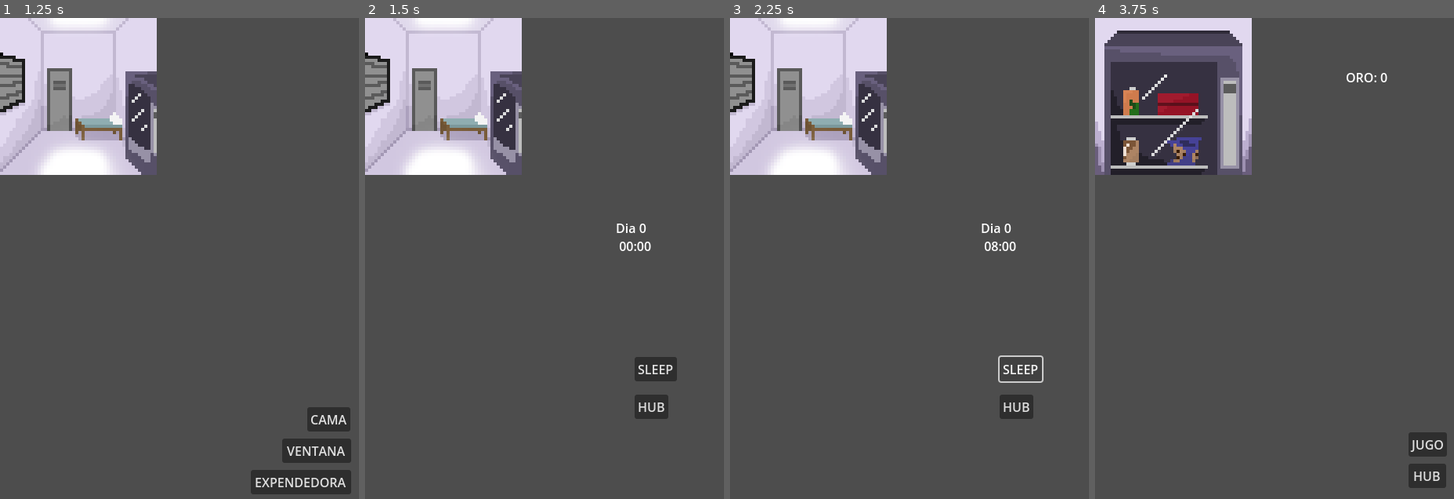
Above: before the commit, frames 1-4 (left to right).
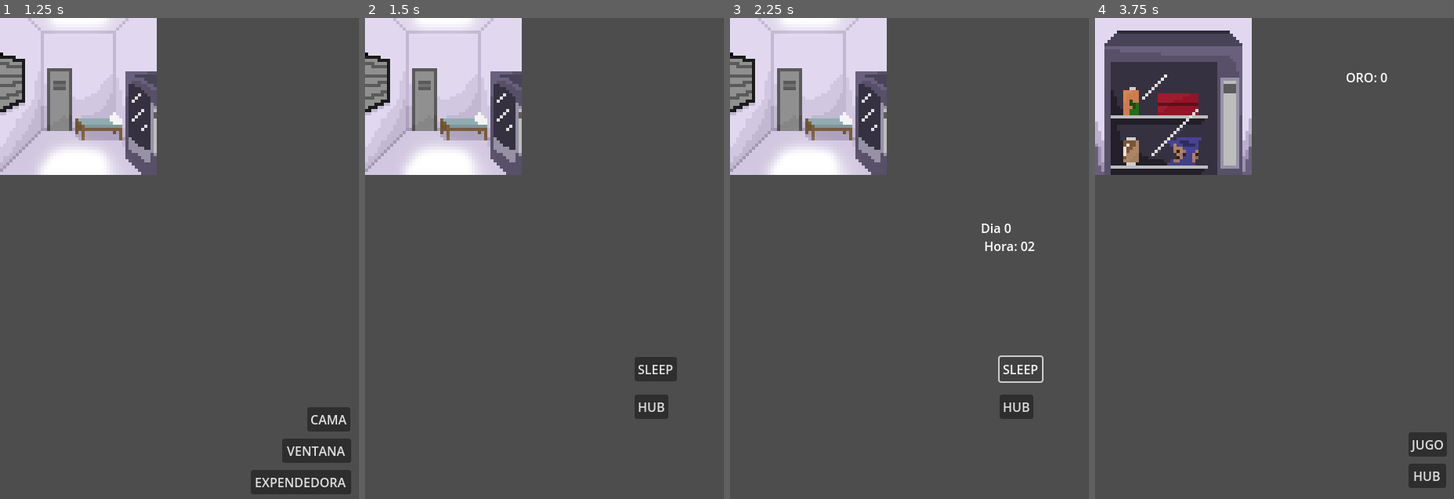
Above: after the commit, the same moments.

Repository: IacobucciB/JankenSim-Godot
Game: Godot game, scene res://main.tscn
Same seed, same stepped clock (60 frames per second), same inputs: the game is played once before the commit and once after it.
Inputs:
- Up to frame 1 (1.25 s): click "JUGAR" at 0.5 s
- Up to frame 2 (1.5 s): click "CAMA" at 1.25 s
- Up to frame 3 (2.25 s): click "SLEEP" at 2 s
- Up to frame 4 (3.75 s): click "HUB" at 2.75 s; click "EXPENDEDORA" at 3.5 s

Frame 1 is identical in both runs. In frame 2, 0.2% of the frame differs, in the area x 70-80%, y 42-49%; in frame 3, 0.2%; in frame 4, nothing differs.

Commit message:
johndoe fsm yanderedev

Diff:
--- a/Global.gd
+++ b/Global.gd
@@ -1,34 +1,53 @@
 extends Node
+
+# Time variables
+var hours: int = 0
+var days: int = 0
+
+# Time constants
+const HOURS_IN_DAY: int = 24
+
+# NPC registration
+var npc_registry: Dictionary = {}
+
+func start_tick_system():
+	advance_time(1)
+
+@onready var npc_scene = preload("res://npcs/JohnDoe.tscn")
+@onready var npc_instance = npc_scene.instantiate()
+func instantiate_npc():
+	if npc_scene:
+		var npc_instance = npc_scene.instantiate()
+		add_child(npc_instance)
+	else:
+		print("Faile to load NPC scene")
 
 func _ready():
 	print("Global Variables Init")
+	start_tick_system()
+	print("Started Tick Sytem")
+	instantiate_npc()
+	print("Intantiate NPC")
 
-# Time variables
-var hours: int = 0
-var minutes: int = 0
-var seconds: int = 0
-var days: int = 0
+func notify_npcs():
+	var npcs_to_notify = npc_registry.get(hours, [])
+	for npc in npcs_to_notify:
+		npc.receive_message("The time is now: %d" % hours)
+	if hours in npc_registry:
+		npc_registry[hours].clear()
 
-# Time constants
-const SECONDS_IN_MINUTE: int = 60
-const MINUTES_IN_HOUR: int = 60
-const HOURS_IN_DAY: int = 24
+func advance_time(hours_to_advance: int):
+	hours += hours_to_advance
+	days += hours / HOURS_IN_DAY
+	hours %= HOURS_IN_DAY
+	notify_npcs()
+	npc_instance.receive_current_time(hours)
 
-func advance_time(hours_to_advance: int, minutes_to_advance):
-	minutes = minutes + minutes_to_advance
-	hours = hours + hours_to_advance + int(minutes / MINUTES_IN_HOUR)
-	minutes = minutes % MINUTES_IN_HOUR
-	if hours >= HOURS_IN_DAY:
-		days = days + int(hours / HOURS_IN_DAY)
-		hours = hours % HOURS_IN_DAY
-	seconds = 0
-
-func set_time(new_hour: int, new_minute: int):
-	hours = new_hour % HOURS_IN_DAY
-	minutes = minutes % MINUTES_IN_HOUR
-	seconds = 0
+func register_npc(hour: int, npc):
+	if hour not in npc_registry:
+		npc_registry[hour] = []
+	npc_registry[hour].append(npc)
 
 func get_formatted_time():
 	var hours_str = str(hours).pad_zeros(2)
-	var minutes_str = str(minutes).pad_zeros(2)
-	return "Dia %d\n %s:%s" % [days, hours_str, minutes_str]
+	return "Dia %d\n Hora: %s" % [days, hours_str]
--- /dev/null
+++ b/npcs/JohnDoe.gd
@@ -0,0 +1,37 @@
+extends Node
+
+var john_gold = 0
+var time_john = 0
+
+var current_state = 'Sleep'
+
+
+func _ready():
+	var time_manager = get_node("/root/Global")
+
+func receive_message(message: String):
+	print(message)
+
+func update_fsm():
+	if current_state == 'Play':
+		john_gold = john_gold + 5
+		if time_john == 20:
+			current_state = 'Sleep'
+	if current_state == 'Sleep':
+		if time_john == 8:
+			current_state = 'Play'
+
+
+func receive_current_time(time: int):
+	time_john = time
+	update_fsm()
+	print(time_john)
+	print(current_state)
+	print(john_gold)
+
+var state_stack = []
+
+@onready var states_map = {
+	'STATE_PLAY': $States/Play,
+	'STATE_SLEEP': $States/Sleep,
+}
--- /dev/null
+++ b/npcs/JohnDoe.tscn
@@ -0,0 +1,12 @@
+[gd_scene load_steps=2 format=3 uid="uid://di7ua233spyvm"]
+
+[ext_resource type="Script" path="res://npcs/JohnDoe.gd" id="1_ui6fu"]
+
+[node name="JohnDoe" type="Node"]
+script = ExtResource("1_ui6fu")
+
+[node name="States" type="Node" parent="."]
+
+[node name="Play" type="Node" parent="States"]
+
+[node name="Sleep" type="Node" parent="States"]
--- a/project.godot
+++ b/project.godot
@@ -18,7 +18,7 @@
 [autoload]
 
 Global="*res://global.tscn"
-Player="*res://player.tscn"
+Player="*res://Player.tscn"
 
 [display]
 
--- a/scenes/cama.gd
+++ b/scenes/cama.gd
@@ -1,17 +1,11 @@
 extends Node2D
-
 @onready var tiempo = $tiempo
-
 func _ready():
 	tiempo.clear()
-	tiempo.add_text(Global.get_formatted_time())
-
-
+	# tiempo.add_text(Global.get_formatted_time())
 func _on_sleep_pressed():
-	Global.advance_time(8, 0)
+	Global.start_tick_system()
 	tiempo.clear()
 	tiempo.add_text(Global.get_formatted_time())
-
-
 func _on_hub_pressed():
 	get_tree().change_scene_to_file("res://scenes/hub.tscn")
Not shown, added: glo2AA7.tmp
Not shown, added: glo789C.tmp
Not shown, added: gloCF49.tmp
Not shown, added: gloF7C0.tmp
